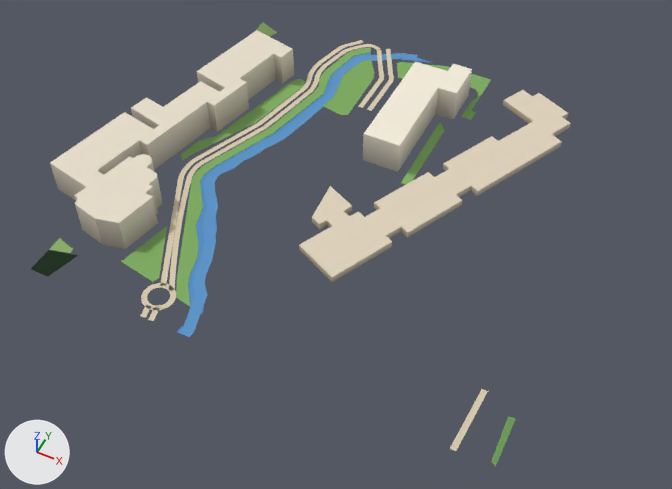
The glTF model public/assets/bengaluru-region-v1/tiles/t19_-10-l1.glb: old version first, new version second.
Camera for both pictures: a 50 mm lens placed at (10053.0, -5410.0, 725.0), pointed at (9749.0, -4803.0, -34.0). Arrows for +X, +Y and +Z are at lower left; the lights stay in place. The first picture is the older version. Vertices at exactly the same position are counted once.

In view in the first picture: 'building', 'ground', 'water'.
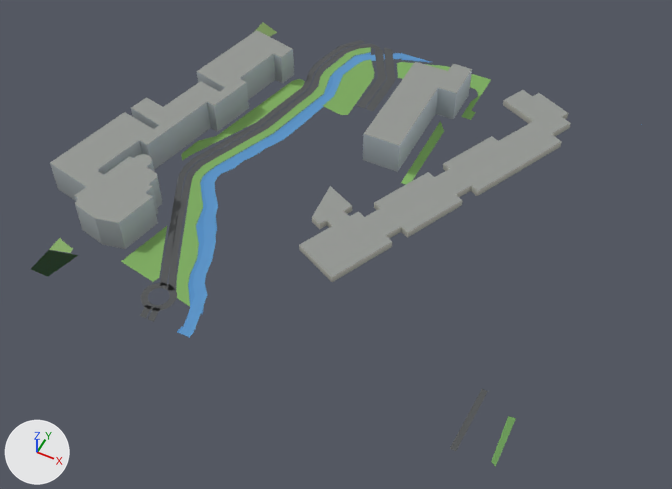
What differs and where, as boxes (x1, y1, x2, y2) in the pictures (672 x 489 px; the box of a moved part takes in the faces that stretch with it):
part 1 of me_building, recoloured (darker)
    both: (50, 30, 571, 280)
part 2 of me_ground, rebuilt (11% wider)
    before: (367, 62, 394, 111)
    after: (366, 62, 396, 111)
part 3 of me_ground, rebuilt (11% wider)
    before: (358, 61, 384, 108)
    after: (357, 61, 386, 108)
part 4 of me_ground, rebuilt (67% wider)
    before: (377, 50, 382, 61)
    after: (375, 50, 384, 61)
part 5 of me_ground, rebuilt
    before: (386, 50, 392, 62)
    after: (384, 50, 393, 62)
part 6 of me_ground, moved or reshaped
    before: (140, 275, 190, 321)
    after: (140, 294, 177, 322)
part 7 of me_ground, moved or reshaped
    before: (352, 40, 372, 48)
    after: (352, 40, 373, 48)
part 8 of me_ground, moved or reshaped
    both: (450, 389, 488, 451)
part 9 of me_ground, recoloured
    both: (142, 42, 380, 310)

The change in detail:
me_building is used by ob_building; location (9500.0, -5000.0, 0.0).
me_building had 252 vertices, 368 faces and spanned x -48.0..426.0, y 61.0..493.0, z 0.0..40.0.
me_building now has 252 vertices, 484 faces and spans x -48.0..426.0, y 61.0..493.0, z 0.0..40.0.
me_building part 1: 368 kept faces spanning x -48.0..426.0, y 61.0..493.0, z 0.0..40.0 get new vertex colours.
Edits to the shape of me_building do not show in these pictures.
me_ground is used by ob_ground; location (9500.0, -5000.0, 0.0).
me_ground had 546 vertices, 569 faces and spanned x 0.0..500.0, y -1.0..502.0, z 1.0.
me_ground now has 550 vertices, 573 faces and spans x 0.0..500.0, y 0.0..500.0, z 1.0.
me_ground part 2: the loose piece of 18 vertices spanning x 183.0..206.0, y 379.0..477.0, z 1.0 is rebuilt with 18 vertices and now spans x 181.0..208.0, y 379.0..478.0, z 1.0.
me_ground part 3: the loose piece of 14 vertices spanning x 171.0..194.0, y 379.0..473.0, z 1.0 is rebuilt with 14 vertices and now spans x 170.0..196.0, y 379.0..474.0, z 1.0.
me_ground part 4: the loose piece of 4 vertices spanning x 160.0..177.0, y 470.0..494.0, z 1.0 is rebuilt with 4 vertices and now spans x 158.0..179.0, y 469.0..495.0, z 1.0.
me_ground part 5: the loose piece of 4 vertices spanning x 171.0..188.0, y 474.0..499.0, z 1.0 is rebuilt with 4 vertices and now spans x 169.0..190.0, y 473.0..499.0, z 1.0.
me_ground part 6: 4 vertices moved from x 128.0..135.0, y -1.0..22.0, z 1.0 to x 128.0..134.0, y 0.0..22.0, z 1.0; 14 vertices removed from x 123.0..154.0, y -1.0..35.0, z 1.0; 14 vertices added at x 122.0..155.0, y 0.0..36.0, z 1.0.
me_ground part 7: 4 vertices moved from x 134.0..149.0, y 493.0..502.0, z 1.0 to x 139.0..149.0, y 492.0..500.0, z 1.0; 2 vertices removed from x 130.0..135.0, y 493.0..496.0, z 1.0; 4 vertices added at x 130.0..137.0, y 492.0..500.0, z 1.0.
me_ground part 8: 2 vertices removed from x 460.0..466.0, y 35.0, z 1.0; 4 vertices added at x 459.0..466.0, y 10.0..40.0, z 1.0.
me_ground part 9: 198 kept faces spanning x 58.0..164.0, y 11.0..499.0, z 1.0 get new vertex colours; the middle colour goes from beige #d7c9ae to dark grey #535556.
Other edits to the shape of me_ground do not show in these pictures.
